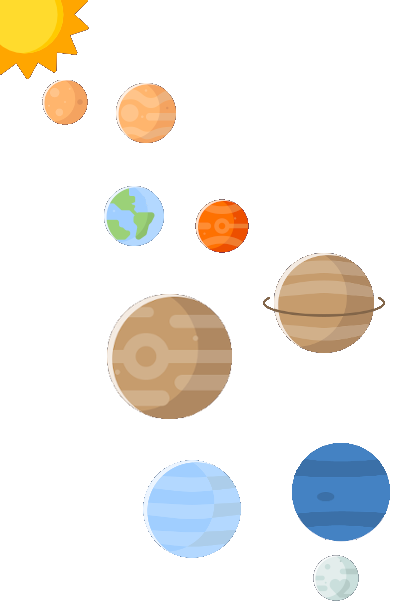
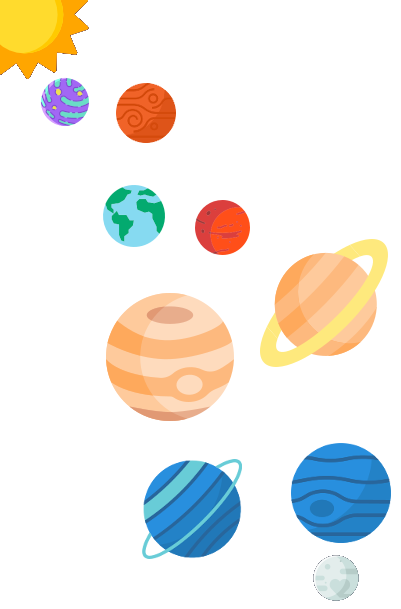
Two versions of the same layered image (401 × 609). Layer-by-layer changes:
renamed "Floated Layer #1" to "Pasted Layer #1", painted on it over [116, 83, 176, 143]
renamed "Floated Layer #3" to "Pasted Layer #3", moved it above "Pasted Layer #2", painted on it over [195, 199, 250, 255]
renamed "Floated Layer #2" to "Pasted Layer #2", painted on it over [103, 185, 165, 247]
renamed "Floated Layer #4" to "Pasted Layer #4", painted on it over [106, 293, 234, 421]
renamed "Floated Layer #5" to "Pasted Layer #5", painted on it over [260, 239, 388, 367]
renamed "Floated Layer #6" to "Pasted Layer #6", painted on it over [142, 459, 242, 559]
renamed "Floated Layer #7" to "Pasted Layer #7", painted on it over [291, 443, 391, 543]
renamed "Floated Layer" to "Pasted Layer", moved it above "9", painted on it over [40, 77, 90, 127]
